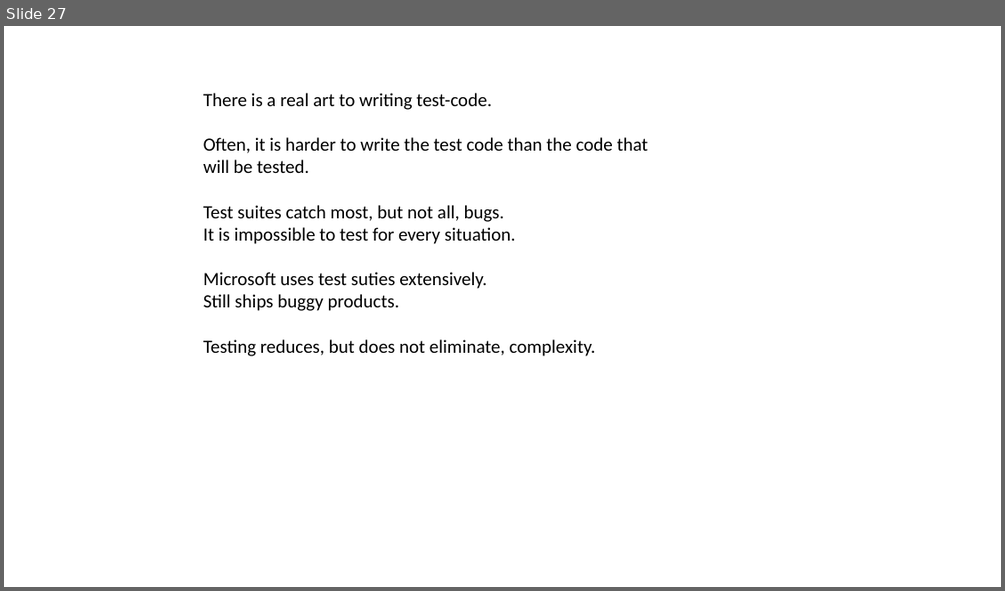
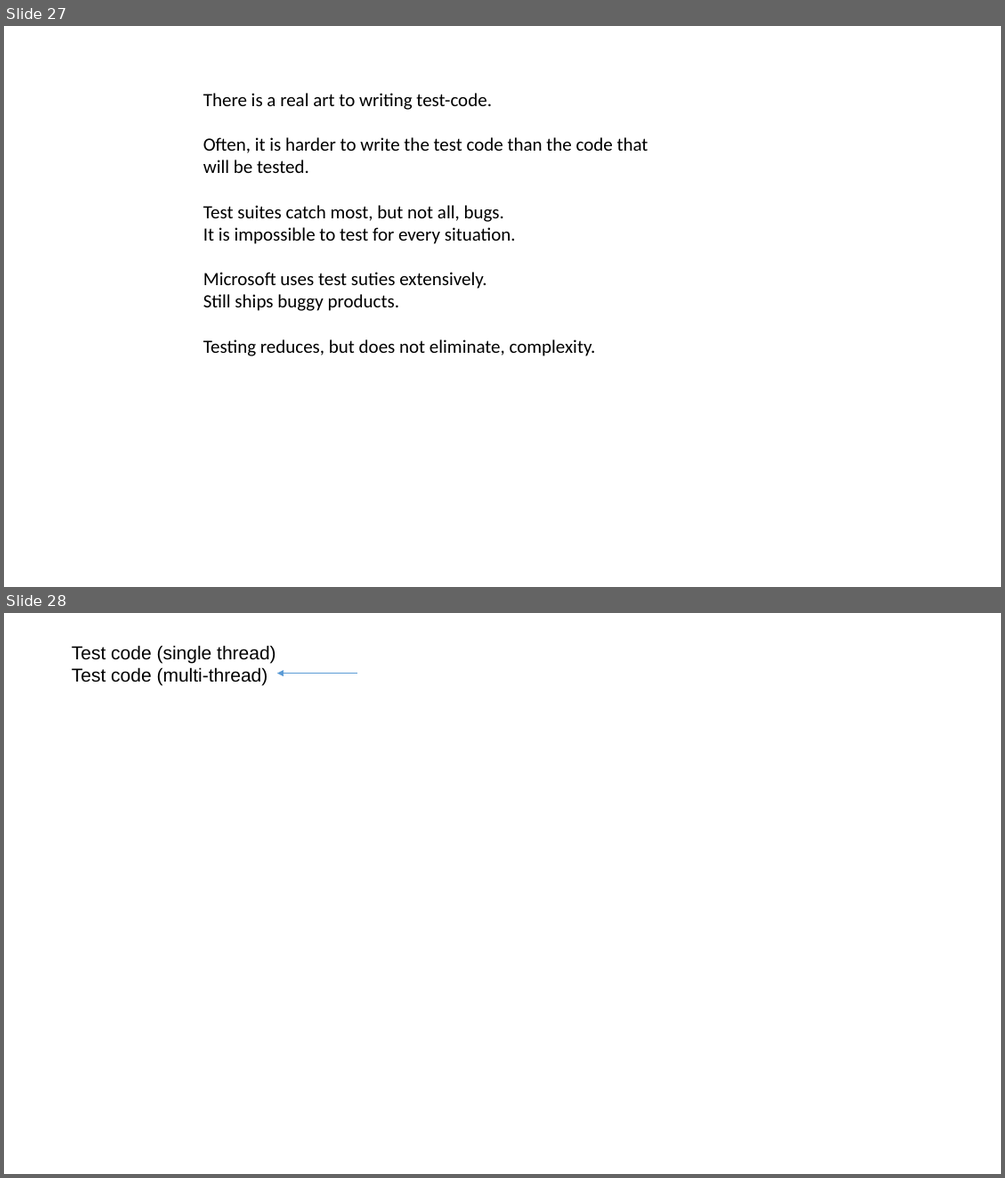
Before and after one commit to afodor/afodor.github.io, a slide deck: classes/prog2016/Prog3-Lecture20.pptx. Shown one above the other, each under a label of ours: slide 27 before the commit, slides 27 and 28 after it. The pictures are 1005x591 and 1005x1178 pixels, drawn with LibreOffice and Linux fonts; fonts in the diff are those of the drawing. Boxes give left, top, right and bottom in pixels: in the first picture for what was removed or moved away, otherwise in the second. Text is boxed around its words. In the diff, an @@ line names an element or a change of style, - is before the commit and + after.

```diff
--- a/classes/prog2016/Prog3-Lecture20.pptx
+++ b/classes/prog2016/Prog3-Lecture20.pptx
@@ slide 28 added at (4, 613, 1001, 1174), background #FFFFFF @@
@@ text added at (72, 645, 276, 686), 18 pt, text #000000 @@
+Test code (single thread)
+Test code (multi-thread)
@@ arrow added from (357, 674) to (277, 674), #5B9BD5 0.5 pt @@
```
Also in this commit, not shown: 1 slide changed, 1 other slide added.
